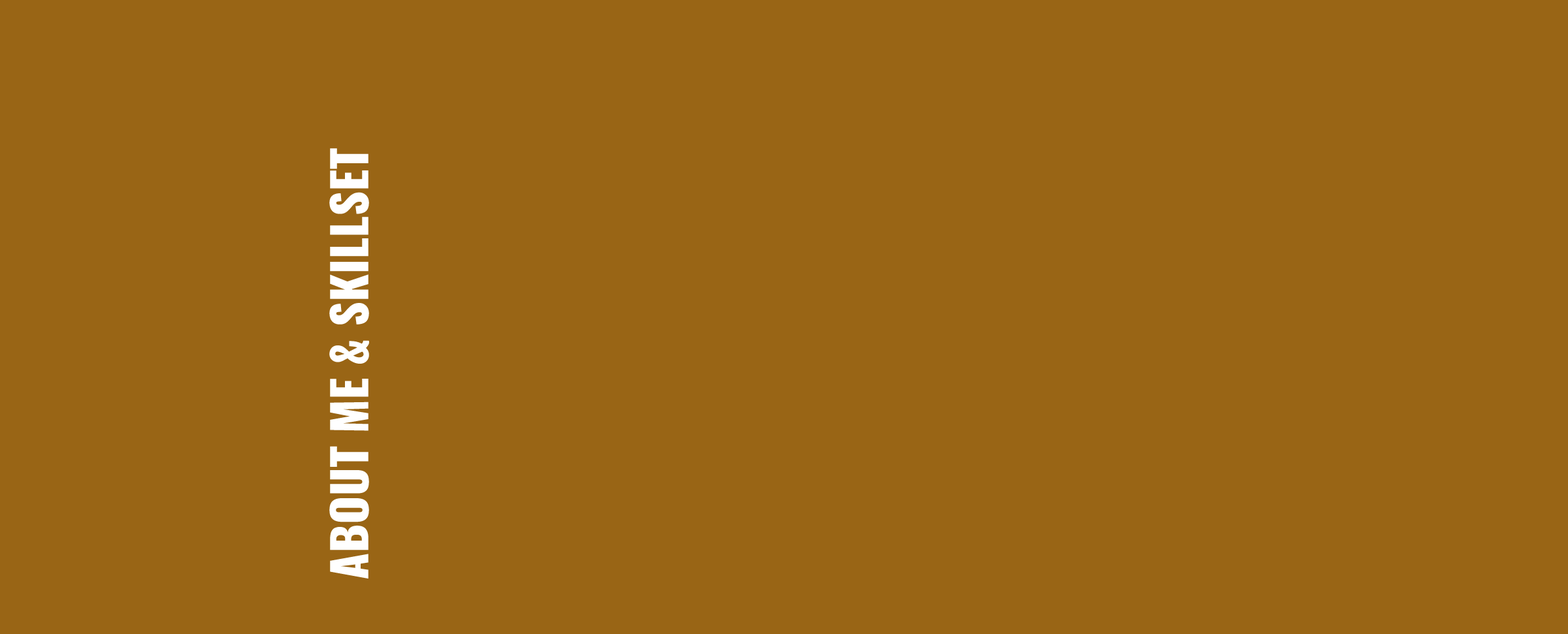
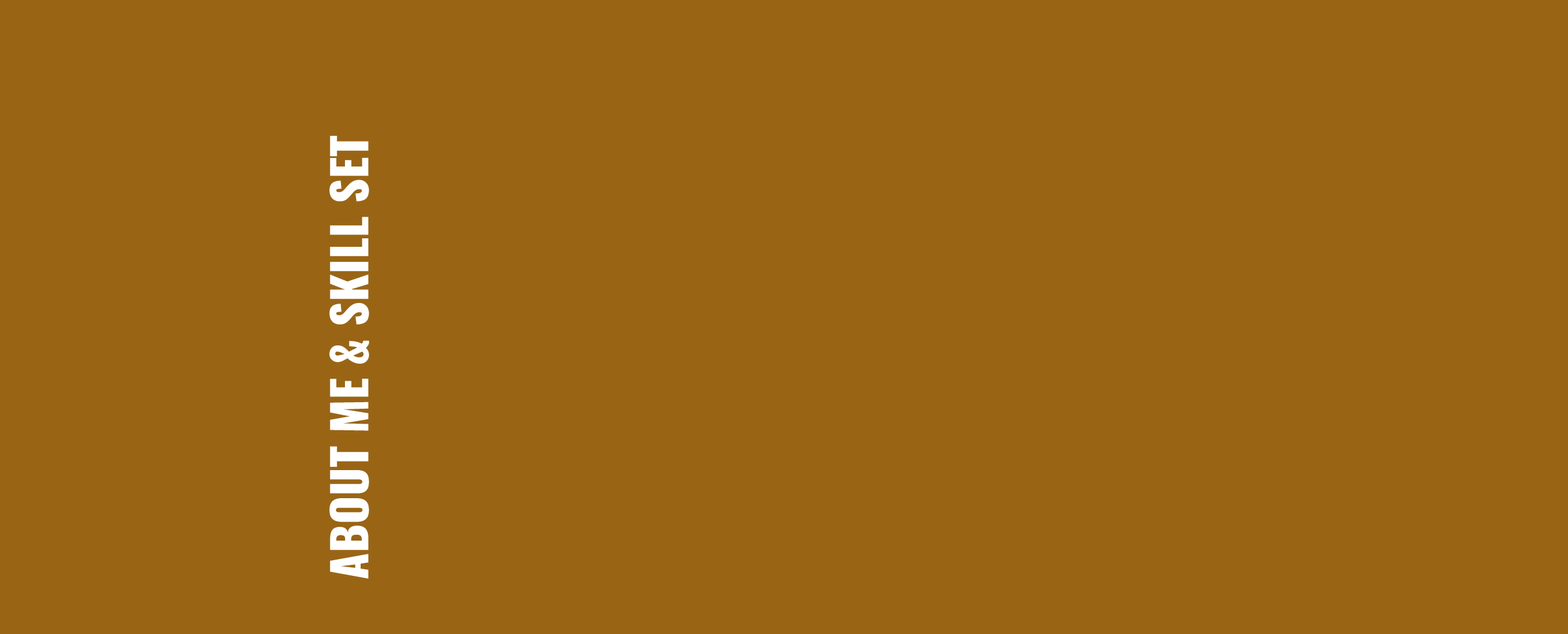
Before/after of a 1568x634 layered artwork. What changed in the layer stack:
renamed "ABOUT ME & SKILLSET" to "ABOUT ME & SKILL SET", painted on it over box(329, 135, 370, 215)
